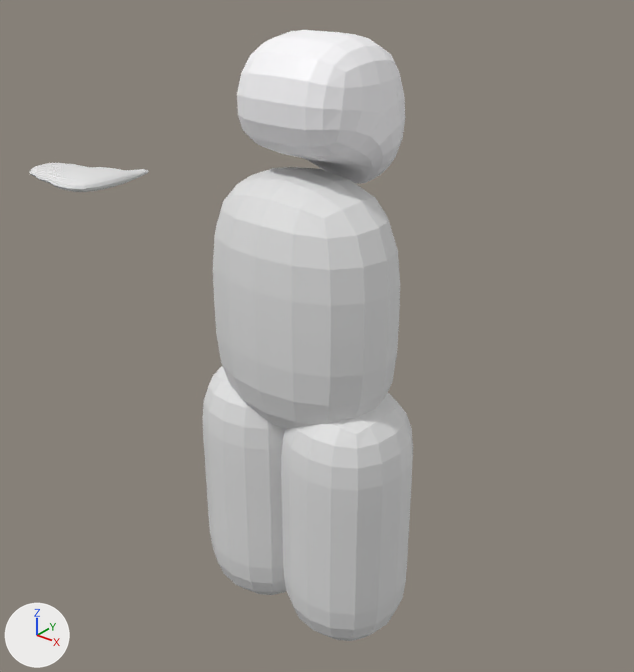
The Blender file assets/uncombined/jokers/shakedown/joker_2.blend, before and after one commit.
The view is the same before and after, from a 50 mm lens placed at (4.46, -5.62, 1.44), pointed at (-0.21, 0.21, -2.18). Arrows for +X, +Y and +Z are at lower left; the lights stay in place.

Before the edit, the objects in view are built like this:
```python
ob_body = bpy.data.objects.new('body', me_cube_001)
ob_body.location = (0.0, -0.23, -1.73)
ob_body.rotation_euler = (0.0, 0.0, 1.571)  # degrees (0, 0, 90)
ob_body.scale = (0.677, 0.966, 1.38)
ob_cube = bpy.data.objects.new('Cube', me_cube_005)
ob_cube.location = (-2.79, -0.23, -1.04)
ob_cube.scale = (0.257, 0.358, 0.0898)
ob_head = bpy.data.objects.new('head', me_cube_002)
ob_head.location = (0.0, 0.32, -0.95)
ob_head.rotation_euler = (0.0, 0.0, -1.571)  # degrees (0, 0, -90)
ob_head.scale = (0.317, 0.317, 0.317)
ob_limbs = bpy.data.objects.new('limbs', me_plane_001)
ob_limbs.location = (0.0, -0.23, -5.0)
ob_limbs.rotation_euler = (0.0, 0.0, 1.571)  # degrees (0, 0, 90)
ob_limbs.scale = (2.55, 2.55, 2.55)
```
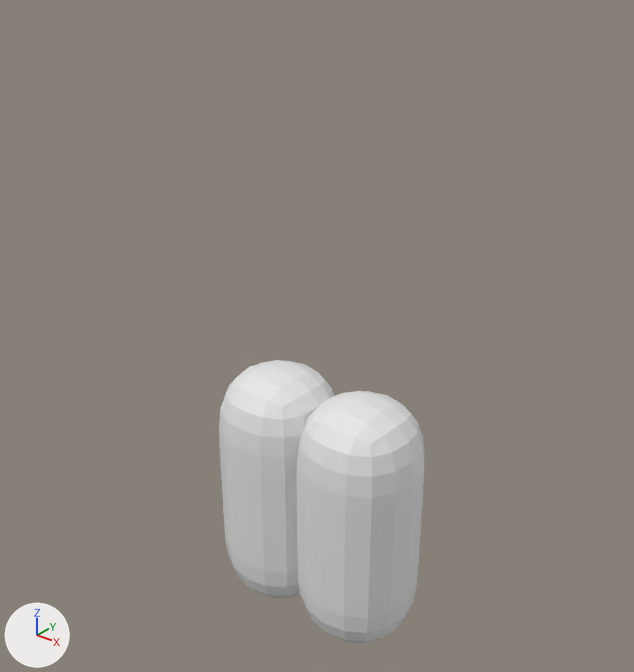
Pixel boxes (x1, y1, x2, y2) of what changed, in the pictures (634 x 672 px; the box of a moved part takes in the faces that stretch with it):
'limbs', moved: before (202, 366, 413, 641); after (219, 360, 424, 643)
'body', hidden: before (213, 167, 400, 429)
'head', hidden: before (237, 30, 405, 184)
'Cube', hidden: before (29, 163, 149, 192)
part 1 of me_cube_002, moved or reshaped (not visible afterwards): before (243, 60, 405, 182)

The change, as a list of edits to the scene's bpy script:
```text
Change me_cube_002:
    where me_cube_002.from_pydata(...)  # 18 vertices, 9 faces, 1 loose edge; spans x -1.0..3.0, y -2.09..2.0, z 0.57..5.0
    used by ob_head; location = (0.0, 0.32, -0.95); rotation_euler = (0.0, 0.0, -1.571), in degrees (0, 0, -90); scale = (0.317, 0.317, 0.317)
    me_cube_002 part 1
    me_cube_002.vertices[16].co: (1.0, -2.09, 1.92) -> (2.09, -2.09, 1.92)
    me_cube_002.vertices[17].co: (1.0, 2.0, 1.92) -> (2.09, 2.0, 1.92)
Change ob_cube:
    ob_cube.location: (-2.79, -0.23, -1.04) -> (-2.79, -0.02, -1.24)
    add _m = ob_cube.modifiers.new('Mirror', 'MIRROR')
    add _m.use_axis = (False, True, False)
    add _m.mirror_object = ob_body
    add ob_cube.hide_set(True)
Change ob_head:
    add ob_head.hide_set(True)
Change ob_limbs:
    ob_limbs.location: (0.0, -0.23, -5.0) -> (0.0, -0.02, -5.2)
Change ob_body:
    ob_body.location: (0.0, -0.23, -1.73) -> (0.0, -0.02, -1.93)
    add ob_body.hide_set(True)
```
